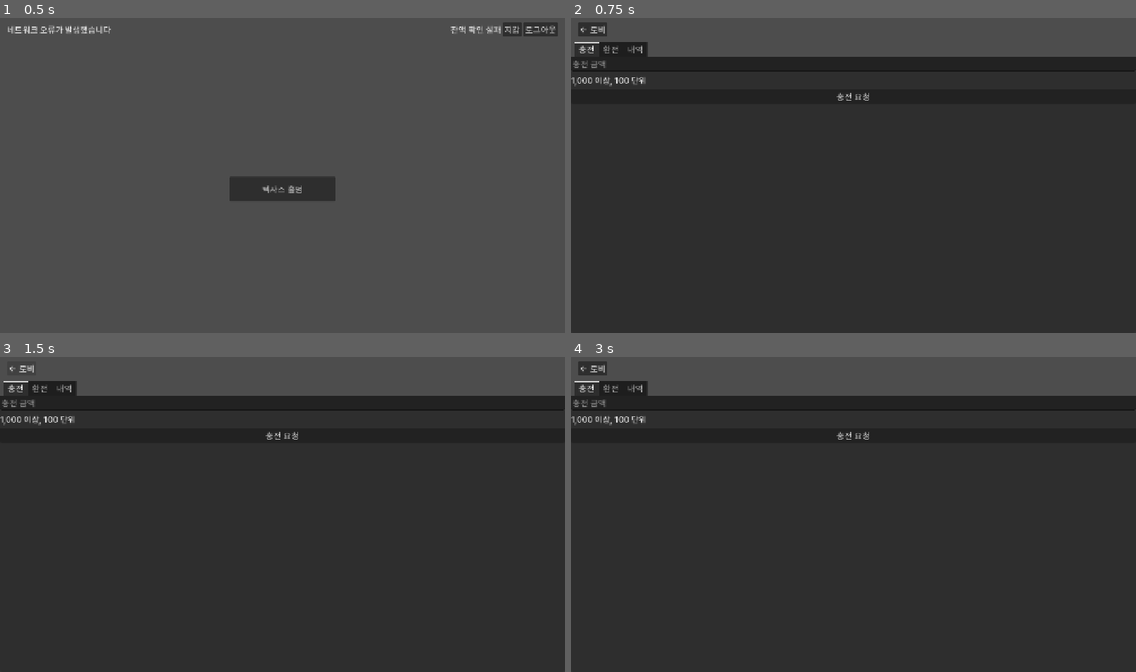
Above: before the commit, frames 1-4 (two rows, left to right).
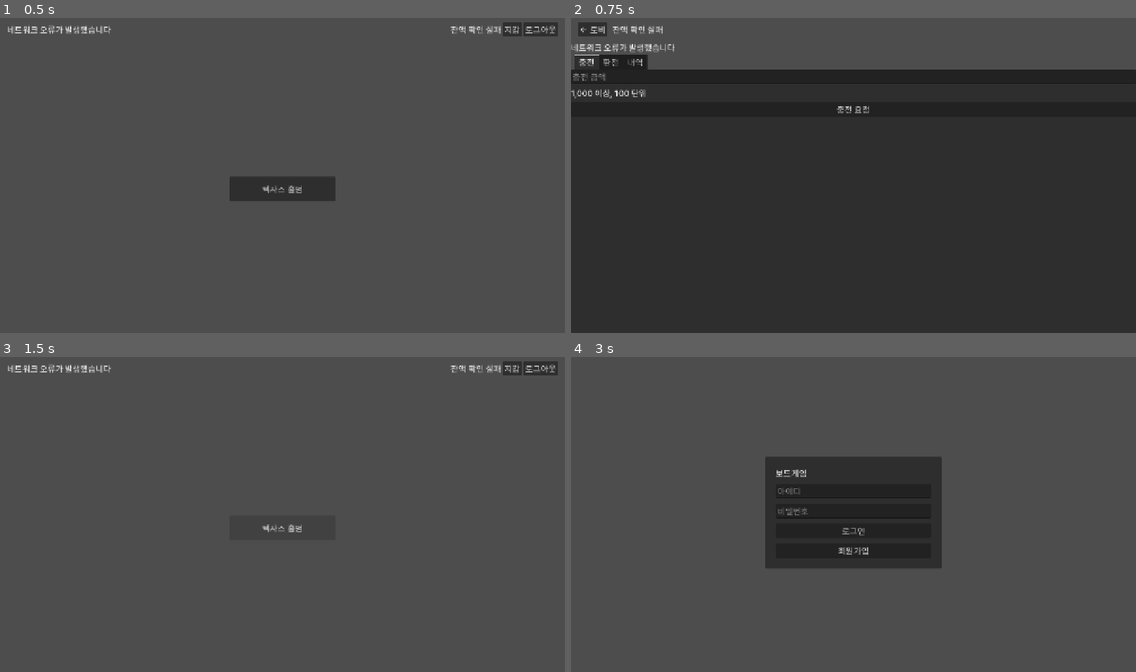
Above: after the commit, the same moments.

Repository: modify879/board-game-godot
Game: Godot game, scene res://lobby/lobby.tscn
The game is run twice, just before and just after one commit, with the same random seed, the same clock (stepped at 60 frames per second) and the same inputs. This scene is started directly instead of the project's main scene.
Inputs (mouse positions are in pixels of both pictures, inside the frame that each line leads up to):
- Up to frame 1 (0.5 s): no input
- Up to frame 2 (0.75 s): click "지갑" at 0.5 s
- Up to frame 3 (1.5 s): click "← 로비" at 1.25 s
- Up to frame 4 (3 s): click (853, 435) at 2 s, where only the run before the commit has a clickable "충전 요청"; click (1113, 369) at 2.75 s, where only the run after the commit has a clickable "로그아웃"

Frame 1 is identical in both runs. In frame 2, 5.1% of the frame differs, in the area x 0-100%, y 2-31%; in frame 3, 87%, in the area x 0-100%, y 1-100%; in frame 4, 77%.
Error before the commit: Parse Error: Too many arguments for "accept()" call. Expected at most 4 but received 5. (res://lobby/wallet.gd:103)

Commit message:
refactor(lobby): 로비·지갑 잔액 조회를 하나로 모은다

Diff:
--- /dev/null
+++ b/lobby/balance.gd
@@ -0,0 +1,8 @@
+class_name Balance extends RefCounted
+## 지갑 잔액을 읽어 라벨에 쓴다 (로비·지갑 공용). 응답을 돌려준다.
+
+
+static func load_into(label: Label) -> Dictionary:
+	var r: Dictionary = await Api.request(HTTPClient.METHOD_GET, "/api/wallet")
+	label.text = Format.balance(int(r.data.balance)) if r.ok else Format.BALANCE_FAILED
+	return r
--- a/lobby/lobby.gd
+++ b/lobby/lobby.gd
@@ -33,11 +33,7 @@
 
 
 func _load_balance() -> void:
-	var r := await Api.request(HTTPClient.METHOD_GET, "/api/wallet")
-	if r.ok:
-		balance_label.text = Format.balance(int(r.data.balance))
-	else:
-		balance_label.text = Format.BALANCE_FAILED
+	await Balance.load_into(balance_label)
 
 
 func _on_logout_pressed() -> void:
--- a/lobby/wallet.gd
+++ b/lobby/wallet.gd
@@ -89,18 +89,15 @@
 
 
 func _load_balance() -> void:
-	var r: Dictionary = await Api.request(HTTPClient.METHOD_GET, "/api/wallet")
-	if r.ok:
-		balance_label.text = Format.balance(int(r.data.balance))
-	else:
-		balance_label.text = Format.BALANCE_FAILED
+	var r := await Balance.load_into(balance_label)
+	if not r.ok:
 		_show_error(r.error)
 
 
 func _load_deposits(page: int) -> void:
 	var gen := pagers[DEPOSIT].begin()
 	var r: Dictionary = await Api.request(HTTPClient.METHOD_GET, "/api/wallet/deposit-requests?page=%d&size=%d" % [page, PAGE_SIZE])
-	if not await pagers[DEPOSIT].accept(gen, page, r, _load_deposits, _show_error):
+	if not await pagers[DEPOSIT].accept(gen, page, r, _show_error):
 		return
 	Rows.clear(deposit_rows)
 	for item in Api.page_items(r.data):
@@ -117,7 +114,7 @@
 func _load_withdrawals(page: int) -> void:
 	var gen := pagers[WITHDRAW].begin()
 	var r: Dictionary = await Api.request(HTTPClient.METHOD_GET, "/api/wallet/withdrawal-requests?page=%d&size=%d" % [page, PAGE_SIZE])
-	if not await pagers[WITHDRAW].accept(gen, page, r, _load_withdrawals, _show_error):
+	if not await pagers[WITHDRAW].accept(gen, page, r, _show_error):
 		return
 	Rows.clear(withdraw_rows)
 	for item in Api.page_items(r.data):
@@ -160,7 +157,7 @@
 func _load_ledger(page: int) -> void:
 	var gen := pagers[LEDGER].begin()
 	var r: Dictionary = await Api.request(HTTPClient.METHOD_GET, "/api/wallet/ledger?page=%d&size=%d" % [page, PAGE_SIZE])
-	if not await pagers[LEDGER].accept(gen, page, r, _load_ledger, _show_error):
+	if not await pagers[LEDGER].accept(gen, page, r, _show_error):
 		return
 	var items := Api.page_items(r.data)
 	Rows.clear(ledger_rows)
Not shown, added: lobby/balance.gd.uid
